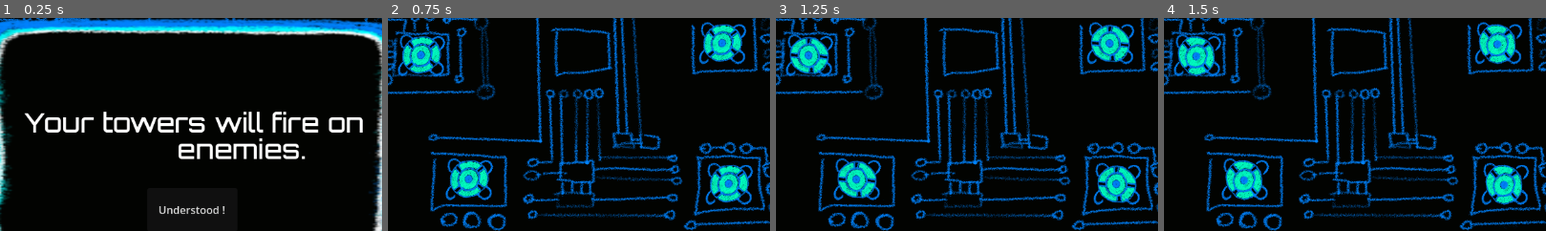
Above: before the commit, frames 1-4 (left to right).
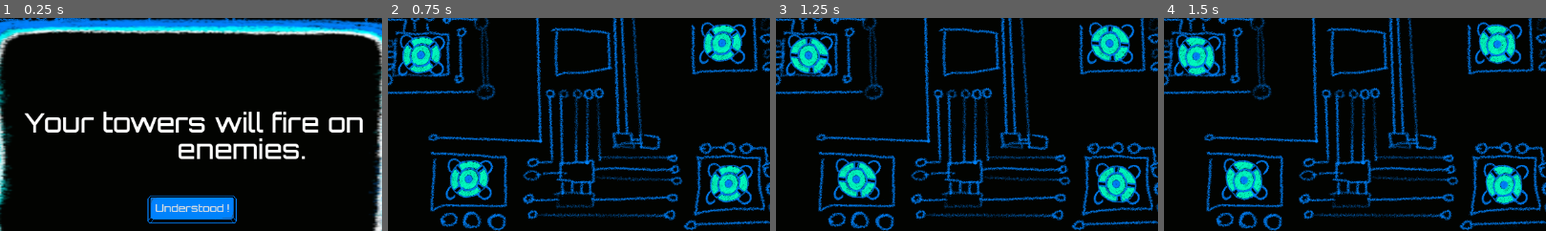
Above: after the commit, the same moments.

Repository: pbagnoud/minijam183
Game: Godot game, scene res://Scenes/main.tscn
The game is run twice, just before and just after one commit, with the same random seed, the same clock (stepped at 60 frames per second) and the same inputs.
Inputs:
- Up to frame 1 (0.25 s): no input
- Up to frame 2 (0.75 s): click "Understood !" at 0.5 s
- Up to frame 3 (1.25 s): no input
- Up to frame 4 (1.5 s): click ">>" at 1.25 s
The pictures show only the part of the screen within x 20-70%, y 20-70%; the shares and areas given below are measured in that part.

The runs differ from the first frame. In frame 1, 2.6% of the frame differs, in the area x 38-62%, y 83-97%; in frame 2, nothing differs; in frame 3, nothing differs; in frame 4, nothing differs.

Commit message:
buttons everywhere

Diff:
--- a/minijam183/Scenes/gameover_screen.tscn
+++ b/minijam183/Scenes/gameover_screen.tscn
@@ -1,23 +1,28 @@
-[gd_scene load_steps=3 format=3 uid="uid://bs02vi6vonulu"]
+[gd_scene load_steps=4 format=3 uid="uid://bs02vi6vonulu"]
 
 [ext_resource type="Script" uid="uid://d3iadwece0ebv" path="res://Scripts/gameover_screen.gd" id="1_tej7u"]
+[ext_resource type="Theme" uid="uid://dx8n4eocr4n2e" path="res://Assets/Themes/nice_buttons_long.tres" id="2_nr11q"]
 [ext_resource type="Texture2D" uid="uid://35n12xy1ku1n" path="res://Assets/OtherBackgrounds/Background-screens-V1.png" id="2_wx2yo"]
 
 [node name="gameover_screen" type="Node2D"]
 script = ExtResource("1_tej7u")
 
 [node name="ButtonStart" type="Button" parent="."]
-offset_left = 699.0
-offset_top = 288.0
-offset_right = 970.0
-offset_bottom = 393.0
+offset_left = 640.0
+offset_top = 216.0
+offset_right = 968.0
+offset_bottom = 368.0
+theme = ExtResource("2_nr11q")
+theme_override_font_sizes/font_size = 30
 text = "Return to menu"
 
 [node name="ButtonQuit" type="Button" parent="."]
-offset_left = 689.0
-offset_top = 410.0
-offset_right = 967.0
-offset_bottom = 526.0
+offset_left = 640.0
+offset_top = 344.0
+offset_right = 968.0
+offset_bottom = 496.0
+theme = ExtResource("2_nr11q")
+theme_override_font_sizes/font_size = 30
 text = "Quit"
 
 [node name="Background" type="Sprite2D" parent="."]
@@ -27,10 +32,10 @@
 texture = ExtResource("2_wx2yo")
 
 [node name="Label" type="Label" parent="."]
-offset_left = 223.0
-offset_top = 146.0
-offset_right = 694.0
-offset_bottom = 321.0
+offset_left = 136.0
+offset_top = 264.0
+offset_right = 568.0
+offset_bottom = 368.0
 theme_override_colors/font_color = Color(0.997053, 0.997053, 0.997053, 1)
 theme_override_font_sizes/font_size = 73
 text = "GAME OVER"
--- a/minijam183/Scenes/start_screen.tscn
+++ b/minijam183/Scenes/start_screen.tscn
@@ -1,6 +1,7 @@
-[gd_scene load_steps=3 format=3 uid="uid://ddqsy7wjxblkj"]
+[gd_scene load_steps=4 format=3 uid="uid://ddqsy7wjxblkj"]
 
-[ext_resource type="Script" path="res://Scripts/start_screen.gd" id="1_i8r30"]
+[ext_resource type="Script" uid="uid://bokao7e6kltbp" path="res://Scripts/start_screen.gd" id="1_i8r30"]
+[ext_resource type="Theme" uid="uid://dx8n4eocr4n2e" path="res://Assets/Themes/nice_buttons_long.tres" id="2_60ddj"]
 [ext_resource type="Texture2D" uid="uid://35n12xy1ku1n" path="res://Assets/OtherBackgrounds/Background-screens-V1.png" id="2_ainjc"]
 
 [node name="StartScreen" type="Control"]
@@ -15,18 +16,22 @@
 
 [node name="ButtonStart" type="Button" parent="."]
 layout_mode = 0
-offset_left = 769.0
-offset_top = 250.0
-offset_right = 976.0
-offset_bottom = 366.0
+offset_left = 640.0
+offset_top = 216.0
+offset_right = 968.0
+offset_bottom = 368.0
+theme = ExtResource("2_60ddj")
+theme_override_font_sizes/font_size = 30
 text = "Start"
 
 [node name="ButtonQuit" type="Button" parent="."]
 layout_mode = 0
-offset_left = 753.0
-offset_top = 385.0
-offset_right = 989.0
-offset_bottom = 489.0
+offset_left = 640.0
+offset_top = 344.0
+offset_right = 968.0
+offset_bottom = 497.0
+theme = ExtResource("2_60ddj")
+theme_override_font_sizes/font_size = 30
 text = "Quit"
 
 [node name="Background" type="Sprite2D" parent="."]
@@ -37,10 +42,10 @@
 
 [node name="Label" type="Label" parent="."]
 layout_mode = 0
-offset_left = 223.0
-offset_top = 146.0
-offset_right = 694.0
-offset_bottom = 321.0
+offset_left = 176.0
+offset_top = 264.0
+offset_right = 568.0
+offset_bottom = 368.0
 theme_override_colors/font_color = Color(0.997053, 0.997053, 0.997053, 1)
 theme_override_font_sizes/font_size = 73
 text = "TITRETITRE"
--- a/minijam183/Scenes/tutorial_popup.tscn
+++ b/minijam183/Scenes/tutorial_popup.tscn
@@ -1,7 +1,8 @@
-[gd_scene load_steps=3 format=3 uid="uid://dr25v2iv5v3ga"]
+[gd_scene load_steps=4 format=3 uid="uid://dh7tms48262s1"]
 
 [ext_resource type="Theme" uid="uid://d13rylh3aso12" path="res://Assets/Themes/popup_windows.tres" id="1_er2x6"]
-[ext_resource type="Script" uid="uid://c74o60k0owr8y" path="res://Scripts/tutorial_popup.gd" id="2_uv2lm"]
+[ext_resource type="Script" path="res://Scripts/tutorial_popup.gd" id="2_uv2lm"]
+[ext_resource type="Theme" uid="uid://dx8n4eocr4n2e" path="res://Assets/Themes/nice_buttons_long.tres" id="3_xyudg"]
 
 [node name="TutorialPopup" type="RichTextLabel"]
 offset_left = 176.0
@@ -24,6 +25,7 @@
 offset_top = 265.0
 offset_right = 411.0
 offset_bottom = 330.0
+theme = ExtResource("3_xyudg")
 text = "Understood !"
 
 [connection signal="pressed" from="Button" to="." method="_on_button_pressed"]
